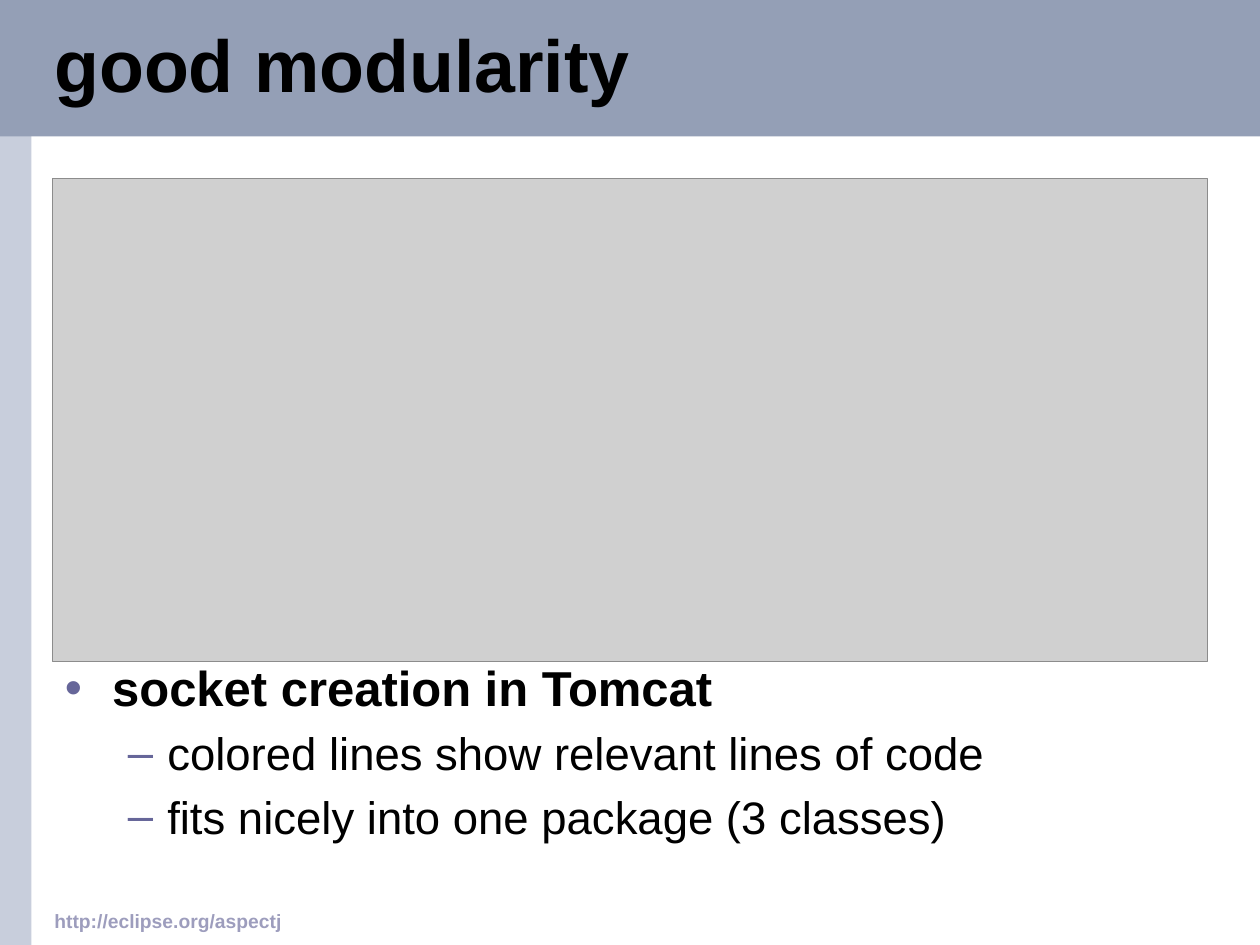
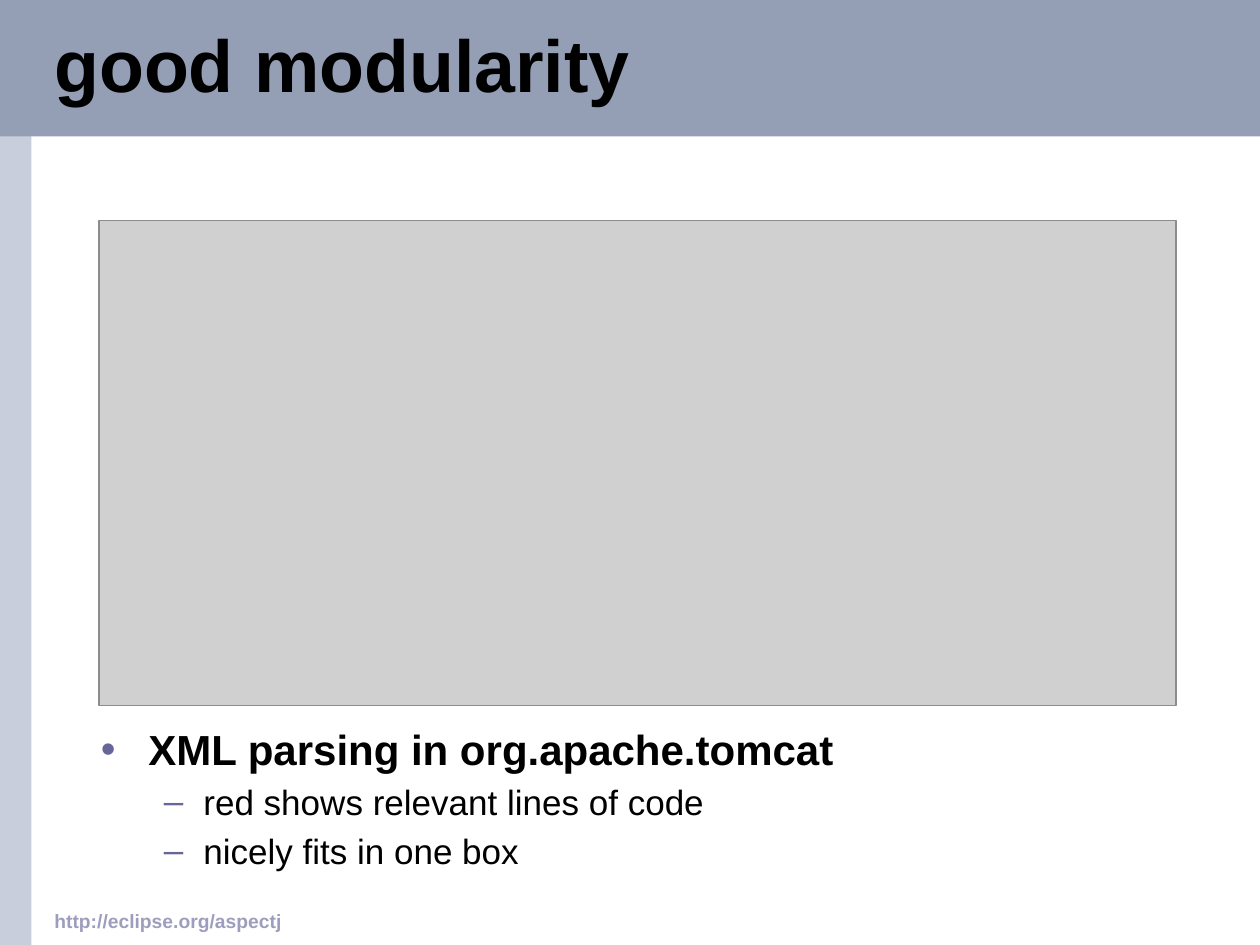
Before and after one commit to eclipse-aspectj/aspectj, a slide deck: slide 2 of docs/teaching/demos/oopsla2003.ppt. Drawn at 1260x945 pixels with LibreOffice and Linux fonts; fonts in the diff are those of the drawing; grey boxes stand for pictures; background and template pictures are left out. Boxes give left, top, right and bottom in pixels: in the first picture for what was removed or moved away, otherwise in the second. Text is boxed around its words. In the diff, an @@ line names an element or a change of style, - is before the commit and + after.

Commit message:
added credit for adoption slide, fixed tomcat slides

```diff
--- a/docs/teaching/demos/oopsla2003.ppt
+++ b/docs/teaching/demos/oopsla2003.ppt
@@ picture: place and size @@
-picture at (53, 179, 1208, 662)
+picture at (100, 220, 1177, 706)
@@ text at (148, 734, 833, 871): text changed; size 26 to 20 pt @@
-• socket creation in Tomcat
-  – colored lines show relevant lines of code
-  – fits nicely into one package (3 classes)
+• XML parsing in org.apache.tomcat
+  – red shows relevant lines of code
+  – nicely fits in one box
```
Also in this commit, not shown: 2 other slides changed, 1 slide added, 1 slide removed.
